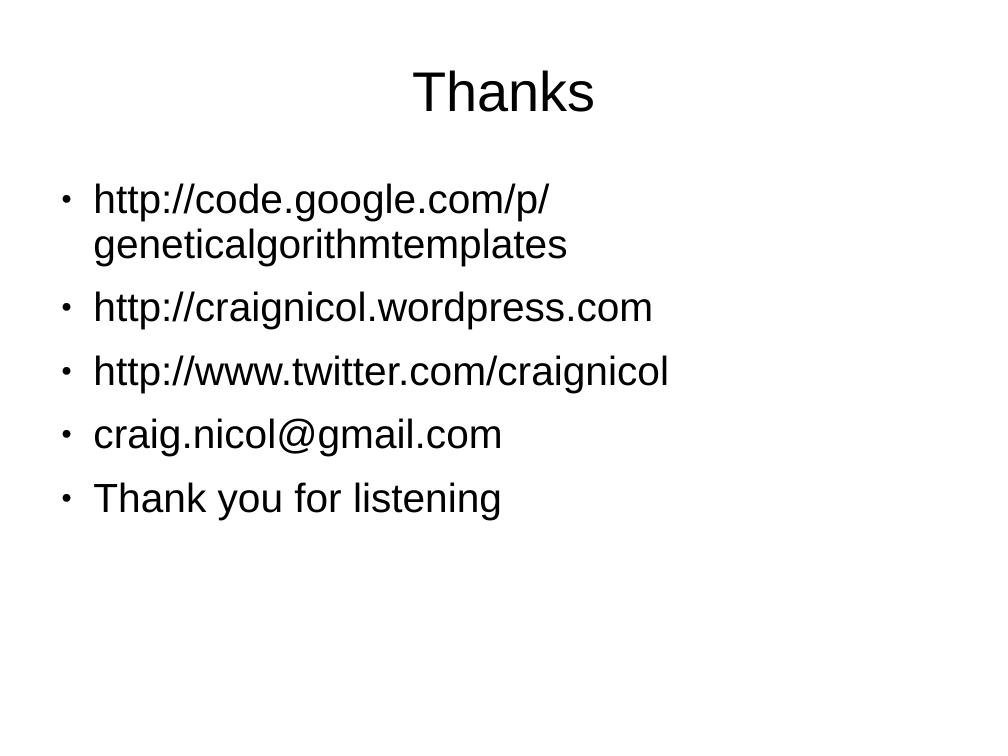
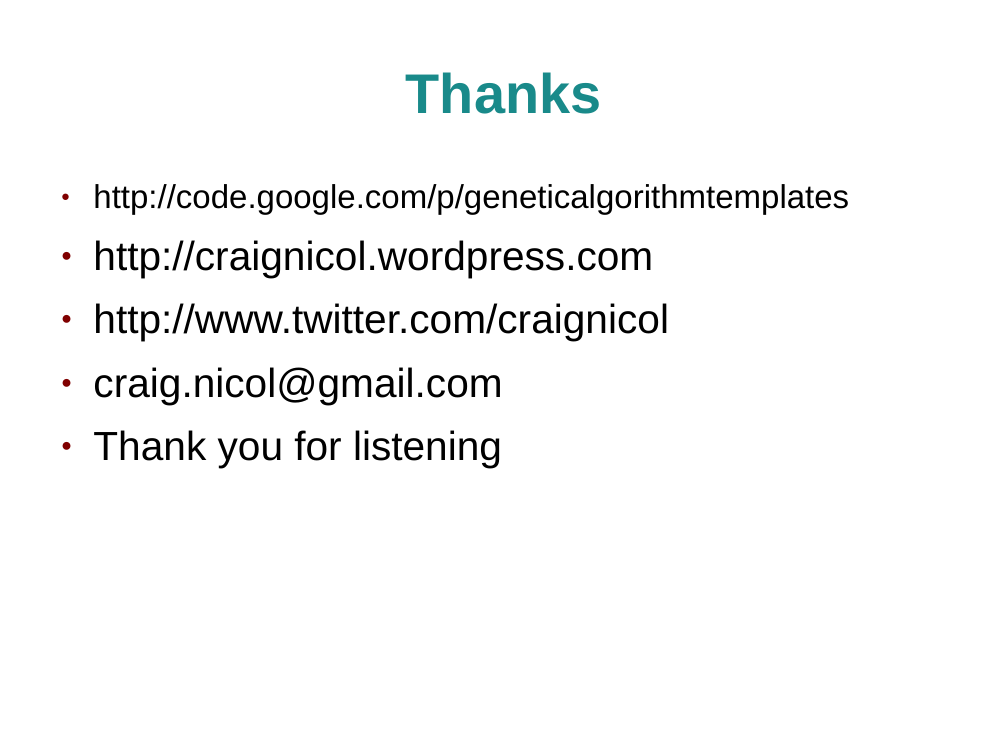
Before and after one commit to craignicol/geneticalgorithmtemplates, a slide deck: slide 14 of talks-and-presentations/techmeetup-glasgow-20090701/GeneticAlgorithms.ppt. Drawn at 1008x756 pixels with LibreOffice and Linux fonts; fonts in the diff are those of the drawing; background and template pictures are left out. Boxes give left, top, right and bottom in pixels: in the first picture for what was removed or moved away, otherwise in the second. Text is boxed around its words. In the diff, an @@ line names an element or a change of style, - is before the commit and + after.

Commit message:
Added nice formatting to presentation

```diff
--- a/talks-and-presentations/techmeetup-glasgow-20090701/GeneticAlgorithms.ppt
+++ b/talks-and-presentations/techmeetup-glasgow-20090701/GeneticAlgorithms.ppt
@@ title "Thanks" at [406, 72, 601, 114]: text colour #000000 to #198A8A, bold on @@
@@ text "http://code.google.com/p/geneticalgorithmtemplates" at [93, 184, 849, 468]: size 32 to 26 pt in "http://code.google.com/p/geneticalgorithmtemplates"; bullet colour #000000 to #800000 @@
```
Also in this commit, not shown: 13 other slides changed, 1 other file.
